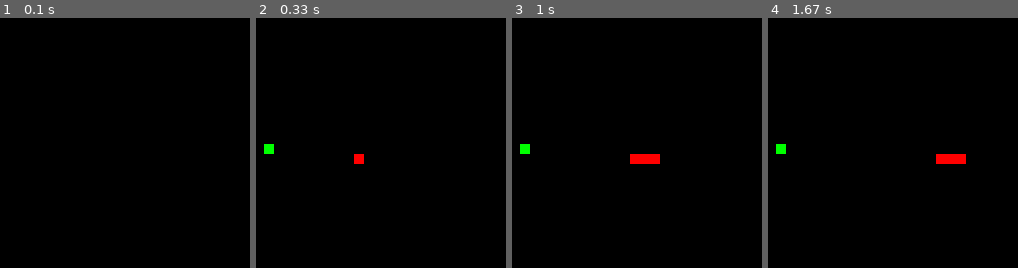
Above: before the commit, frames 1-4 (left to right).
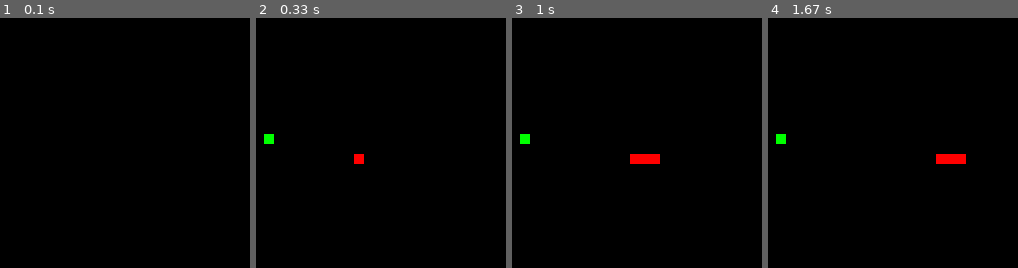
Above: after the commit, the same moments.

Repository: ddattero/Pygame-Snake
Game: pygame game, started from snake.py
Same seed, same stepped clock (60 frames per second), same inputs: the game is played once before the commit and once after it.
Inputs:
- Up to frame 1 (0.1 s): no input
- Up to frame 2 (0.33 s): no input
- Up to frame 3 (1 s): tap A at 0.33, 0.7 s
- Up to frame 4 (1.67 s): no input
The pictures show only the part of the screen within x 34-84%, y 23-73%; the shares and areas given below are measured in that part.

Frame 1 is identical in both runs. In frame 2, 0.3% of the frame differs, in the area x 3-8%, y 46-55%; in frame 3, 0.3%; in frame 4, 0.3%.

Commit message:
bug fix
fixed error of food spawning off screen

Diff:
--- a/snake.py
+++ b/snake.py
@@ -151,8 +151,8 @@
 
 def add_food():
     if len(food) < AMT_FOOD:
-        x = randint(0, WIDTH/SIZE)
-        y = randint(0, HEIGHT/SIZE)
+        x = randint(0, WIDTH/SIZE - 1)
+        y = randint(0, HEIGHT/SIZE - 1)
 
         food.append(pygame.Rect(x*SIZE, y*SIZE, SIZE, SIZE))
 
